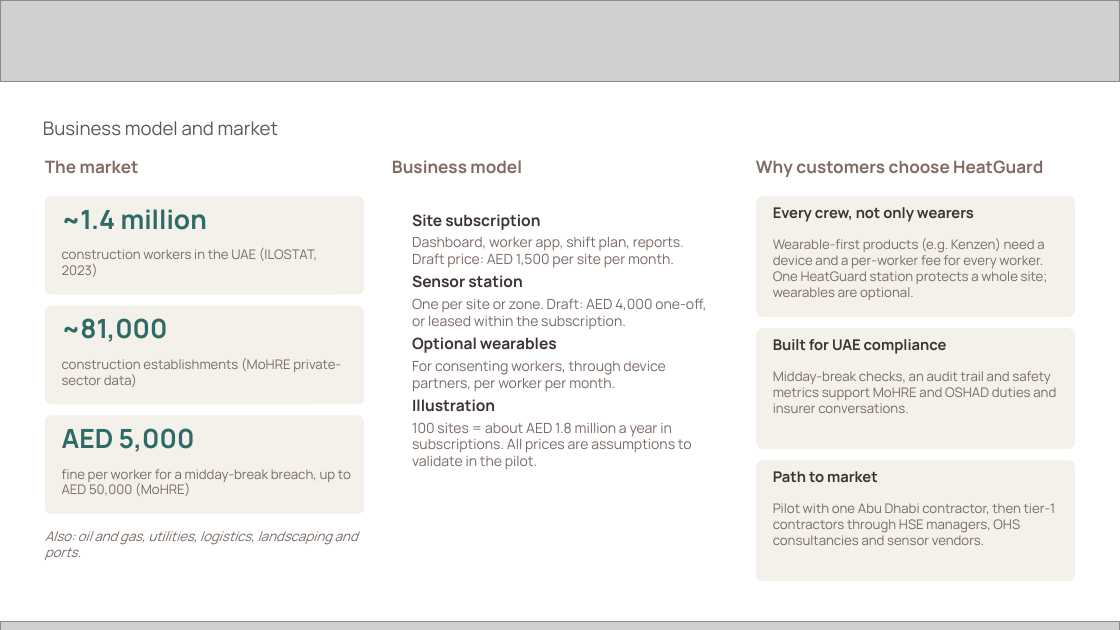
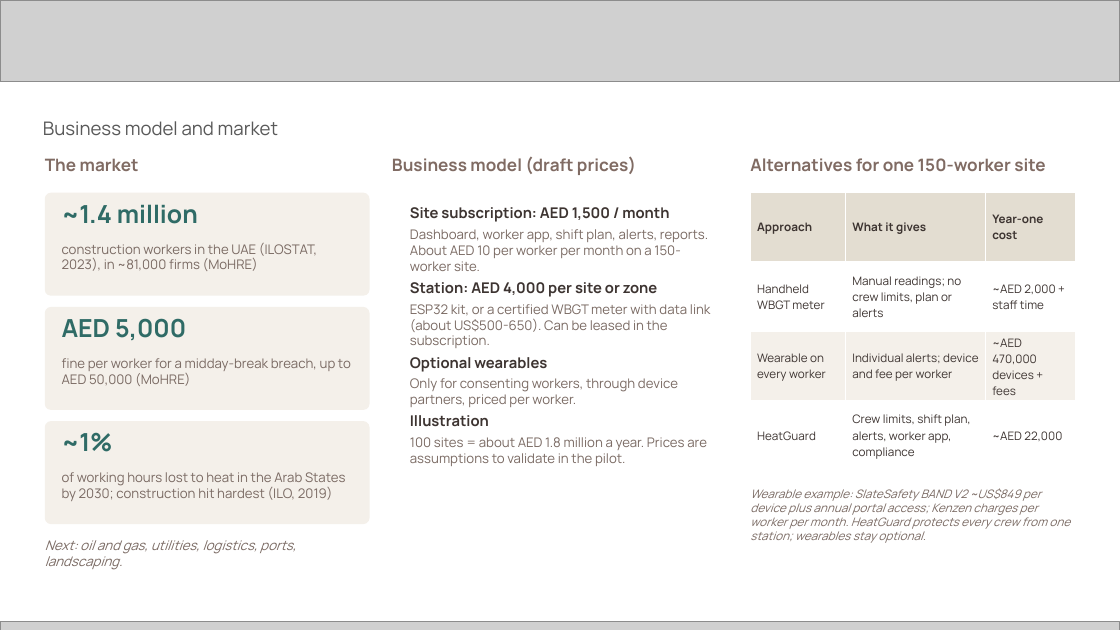
Before and after one commit to Fred-pounds/heatguard, a slide deck: slide 16 of docs/submission/HeatGuard_Submission.pptx. Drawn at 1120x630 pixels with LibreOffice and Linux fonts; fonts in the diff are those of the drawing; grey boxes stand for pictures. Boxes give left, top, right and bottom in pixels: in the first picture for what was removed or moved away, otherwise in the second. Text is boxed around its words. In the diff, an @@ line names an element or a change of style, - is before the commit and + after.

```diff
--- a/docs/submission/HeatGuard_Submission.pptx
+++ b/docs/submission/HeatGuard_Submission.pptx
@@ text at bbox=[392, 156, 636, 175]: text changed @@
-Business model
+Business model (draft prices)
@@ text at bbox=[750, 158, 1045, 171]: text changed @@
-Why customers choose HeatGuard
+Alternatives for one 150-worker site
@@ rounded rectangle: place and size @@
-rounded rectangle at bbox=[45, 196, 364, 295]
+rounded rectangle at bbox=[45, 193, 370, 296]
@@ text "~1.4 million" at bbox=[62, 204, 198, 224]: size 17 to 16 pt @@
@@ rounded rectangle: place and size @@
-rounded rectangle at bbox=[392, 196, 728, 588]
+rounded rectangle at bbox=[392, 193, 728, 529]
@@ text at bbox=[410, 207, 711, 348]: text changed; size 9 to 8.5 pt @@
-Site subscription
-Dashboard, worker app, shift plan, reports. Draft price: AED 1,500 per site per month.
-Sensor station
-One per site or zone. Draft: AED 4,000 one-off, or leased within the subscription.
+Site subscription: AED 1,500 / month
+Dashboard, worker app, shift plan, alerts, reports. About AED 10 per worker per month on a 150-worker site.
+Station: AED 4,000 per site or zone
+ESP32 kit, or a certified WBGT meter with data link (about US$500-650). Can be leased in the subscription.
@@ text "Site subscription: AED 1,500 / ...": place and size @@
-text "Site subscription: AED 1,500 / ..." at bbox=[412, 214, 706, 470]
+text "Site subscription: AED 1,500 / ..." at bbox=[410, 207, 711, 466]
@@ table added at bbox=[750, 193, 1075, 470], 4 rows, 3 columns @@
+Approach | What it gives | Year-one cost
+Handheld WBGT meter | Manual readings; no crew limits, plan or alerts | ~AED 2,000 + staff time
+Wearable on every worker | Individual alerts; device and fee per worker | ~AED 470,000 devices + fees
+HeatGuard | Crew limits, shift plan, alerts, worker app, compliance | ~AED 22,000
@@ rounded rectangle removed at bbox=[756, 196, 1075, 317] @@
@@ text removed at bbox=[773, 238, 1048, 300] @@
-Wearable-first products (e.g. Kenzen) need a device and a per-worker fee for every worker. One HeatGuard station protects a whole site; wearables are optional.
@@ text at bbox=[62, 243, 317, 271]: text changed @@
-construction workers in the UAE (ILOSTAT, 2023)
+construction workers in the UAE (ILOSTAT, 2023), in ~81,000 firms (MoHRE)
@@ rounded rectangle: place and size @@
-rounded rectangle at bbox=[45, 306, 364, 404]
+rounded rectangle at bbox=[45, 307, 370, 410]
@@ text at bbox=[62, 318, 186, 341]: text changed; size 17 to 16 pt @@
-~81,000
+AED 5,000
@@ rounded rectangle removed at bbox=[756, 328, 1075, 449] @@
@@ text "fine per worker for a ...": place and size @@
-text "fine per worker for a ..." at bbox=[62, 469, 351, 496]
+text "fine per worker for a ..." at bbox=[62, 358, 351, 386]
@@ text removed at bbox=[62, 358, 341, 387] @@
-construction establishments (MoHRE private-sector data)
@@ text at bbox=[410, 357, 547, 427]: size 10 to 9.5 pt in "Optional wearables", "Illustration" @@
@@ text removed at bbox=[773, 339, 947, 354] @@
-Built for UAE compliance
@@ text at bbox=[410, 378, 678, 407]: text changed; size 9 to 8.5 pt @@
-For consenting workers, through device partners, per worker per month.
+Only for consenting workers, through device partners, priced per worker.
@@ text removed at bbox=[773, 371, 1056, 413] @@
-Midday-break checks, an audit trail and safety metrics support MoHRE and OSHAD duties and insurer conversations.
@@ rounded rectangle: place and size @@
-rounded rectangle at bbox=[45, 416, 364, 514]
+rounded rectangle at bbox=[45, 421, 370, 524]
@@ text at bbox=[62, 432, 113, 452]: text changed; size 17 to 16 pt @@
-AED 5,000
+~1%
@@ text at bbox=[410, 437, 707, 466]: text changed; size 9 to 8.5 pt @@
-100 sites = about AED 1.8 million a year in subscriptions. All prices are assumptions to validate in the pilot.
+100 sites = about AED 1.8 million a year. Prices are assumptions to validate in the pilot.
@@ text added at bbox=[62, 472, 346, 501], 8.5 pt, text #7A6A63 @@
+of working hours lost to heat in the Arab States by 2030; construction hit hardest (ILO, 2019)
@@ rounded rectangle removed at bbox=[756, 460, 1075, 581] @@
@@ text removed at bbox=[773, 471, 878, 482] @@
-Path to market
@@ text at bbox=[750, 488, 1070, 543]: text changed; size 9.5 to 7.5 pt; text colour #3D3431 to #7A6A63; bold off; italic on @@
-Every crew, not only wearers
+Wearable example: SlateSafety BAND V2 ~US$849 per device plus annual portal access; Kenzen charges per worker per month. HeatGuard protects every crew from one station; wearables stay optional.
@@ text removed at bbox=[773, 503, 1056, 545] @@
-Pilot with one Abu Dhabi contractor, then tier-1 contractors through HSE managers, OHS consultancies and sensor vendors.
@@ text at bbox=[45, 540, 296, 570]: text changed @@
-Also: oil and gas, utilities, logistics, landscaping and ports.
+Next: oil and gas, utilities, logistics, ports, landscaping.
```
Also in this commit, not shown: 3 other files.
